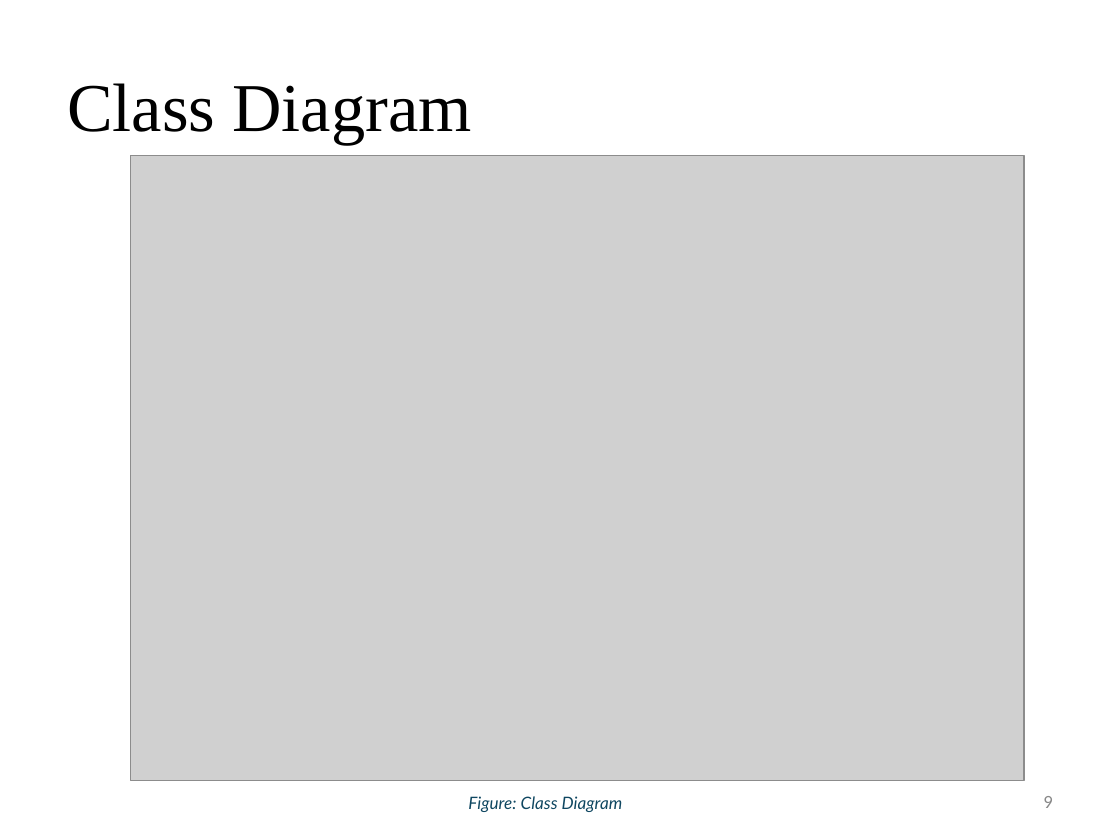
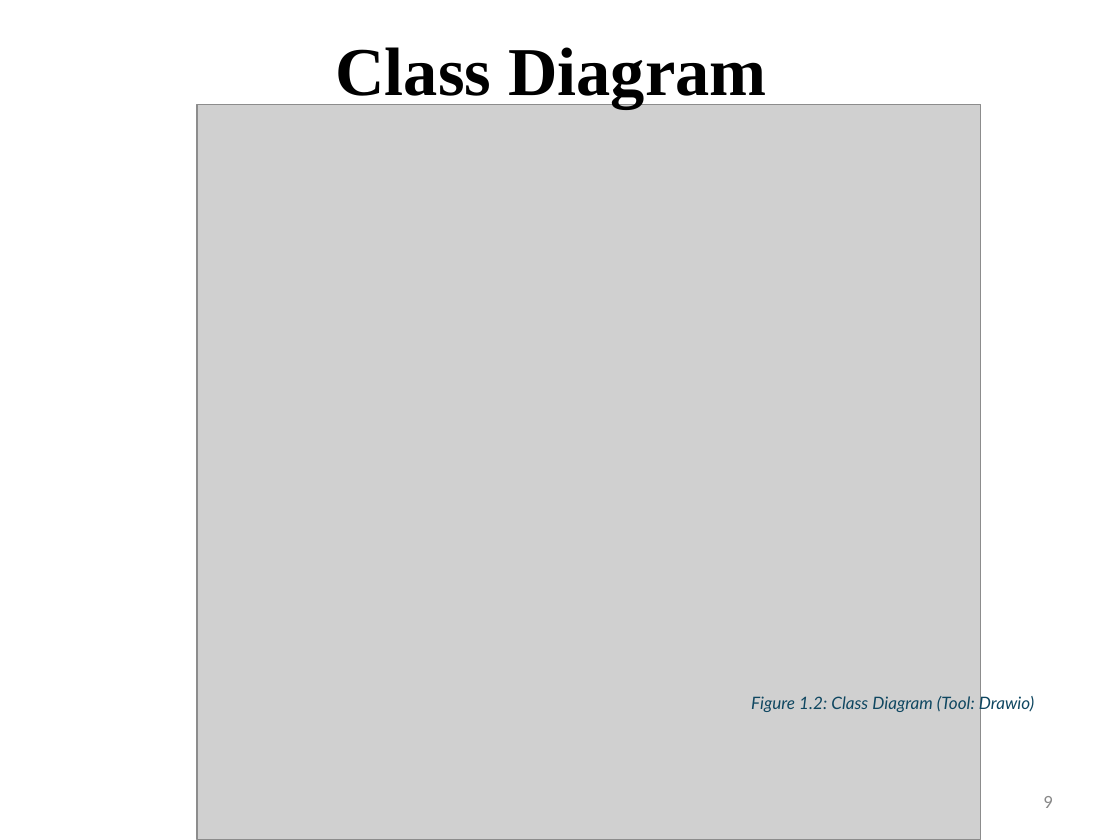
Before and after one commit to laibabintatahir/FYP-DOCS, a slide deck: slide 9 of LMS_60%.pptx. Drawn at 1120x840 pixels with LibreOffice and Linux fonts; fonts in the diff are those of the drawing; grey boxes stand for pictures. Boxes give left, top, right and bottom in pixels: in the first picture for what was removed or moved away, otherwise in the second. Text is boxed around its words. In the diff, an @@ line names an element or a change of style, - is before the commit and + after.

```diff
--- a/LMS_60%.pptx
+++ b/LMS_60%.pptx
@@ title "Class Diagram": place and size @@
-title "Class Diagram" at bbox=[67, 83, 471, 144]
+title "Class Diagram" at bbox=[335, 47, 766, 109]
@@ title "Class Diagram" at bbox=[335, 47, 766, 109]: bold on; alignment left to centre @@
@@ picture: place and size @@
-picture at bbox=[131, 156, 1025, 782]
+picture at bbox=[197, 104, 981, 840]
@@ text at bbox=[751, 694, 1034, 713]: text changed @@
-Figure: Class Diagram
+Figure 1.2: Class Diagram (Tool: Drawio)
```
Also in this commit, not shown: 13 other slides changed, 2 slides added, 1 slide removed, 18 other files.
